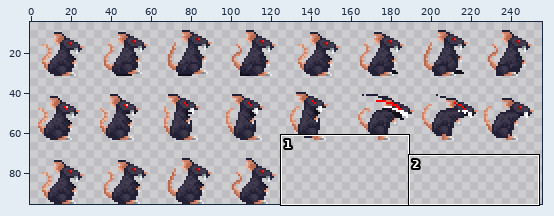
Edited in one commit: sprite sheet (assets/02_Actors/01_Enemies/00_GiantRat/giantrat-Sheet.png). Above: a wide view before the commit, with the close-up outlined.
Close-up. Before the commit:
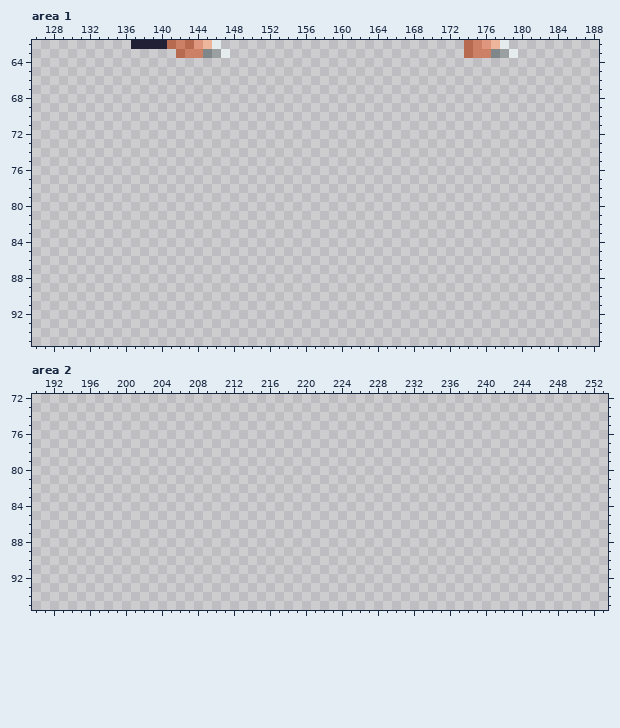
The file is 256x96 pixels. Colours within 5 levels of each other are drawn and written as one. Shown: area 1: x 126..188, y 62..95; area 2: x 190..253, y 72..95. The wide view leaves out empty margins.
And afterwards:
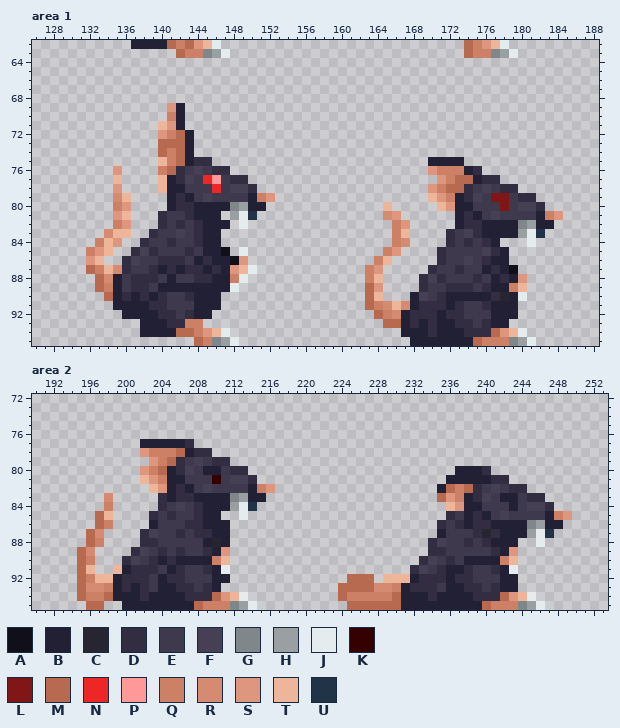
Palette (. is transparent): A #11101a  B #222034  C #282533  D #322d40  E #3f394d  F #454054  G #80878a  H #9a9fa1  J #e4eced  K #340000  L #801616  M #b86a51  N #ed2626  P #ff9999  Q #cc8066  R #d48b72  S #de967e  T #edb69a  U #213447
What changed:
Changed rows in their new state; - is an unchanged pixel.
Area 1:
first column x 132:
69 ---------SB------------------------------------------
70 ---------QB------------------------------------------
71 --------TSB------------------------------------------
72 --------SQMB-----------------------------------------
73 --------MMMB-----------------------------------------
74 --------MQMB-----------------------------------------
75 --------TQMBDD------------------------BBBB-----------
76 ---S----QMDEFEDD----------------------SQQQBD---------
77 ---T----TBDFENPEDD---------------------SQMMBDD-------
78 ---S----TBBEEENEFFD-------------------SQMMDEFEDD-----
79 ---RT----BDBEFEEEEBQS-----------------TSQBDFELLEDD---
80 ---QS----BDDBBBBGHBB-------------T-----TSBBEEELEFFD--
81 ---ST---DEEDBBB-HJU--------------RS------BDBEFEEEEBQS
82 ---QS---DEDEDBBB-J----------------QS-----BDDBBBBGHBB-
83 --RTT--DEEFEDBB-------------------QT----DEFDBBBBHJU--
84 -QTS--DEEDEEDBB-------------------QR----DEDEDB---J---
85 QST--DFDEEEDEBBA-J---------------QS----DEEEEFDB------
86 ST--DFEEDDDEBDBBAS--------------QT-----DEEFEDBB------
87 MQTRDEEDBDBDDBDBSTJ------------QS-----DEEDEEBDBA-----
88 -MRBEDDDEBEEDDBBQJ-------------QT----DFDEEEDEBDBS----
89 -MQBEDDEBBBBBBBBJ--------------MS----DEEDDDEDBBQT----
90 --MBDBDBDEEDBBB----------------MT---BFEDBBBBBDCBJ----
91 ---BBBBDDEEEBBB----------------MQRTRBDDDBDEEDBBB-----
92 ----BBBBDDEDBB------------------MQRBDDDBDDEEEBBB-----
93 ------BBBDDQQ--------------------MMBDBDBBDDEDBB------
94 ------BBBBMMQSTJ-------------------BBBDBBBDDDMSTJ----
95 ------------MQGHJ-------------------BBBBBBBMQQQGHJ---
Area 2:
first column x 195:
77 -------BBBBBD------------------------------------------
78 -------SQQQMBDD----------------------------------------
79 --------SQMDEFEDD--------------------------------------
80 -------SQMBDFEBBEDD-----------------------BBBD---------
81 -------TSQBBEEEKEFFD---------------------BBBBBDD-------
82 --------TSBDBEFEEEEBQS------------------BMQMDEFEDD-----
83 ---R-----DBDDBBBBGHBB-------------------MSQBDFEBBEDD---
84 ---Q-----DEFEDBBBHJU---------------------TSBBEEEBEFFD--
85 --MT----DEDEEDBB--J----------------------DEBDBEFEEEEBQS
86 --MQ----BEEEDDBBB-----------------------DEDBDDBBBBGHBB-
87 -MR----DFEEDEDDBB-----------------------BEEEDCDBBBHJU--
88 -MQ----DDEEEEEBCB----------------------DFEEDEDBBB--J---
89 MR----DFEDEDEEDBS----------------------DDEEEEEDBS------
90 MQ---DFEDBDBBBBQT---------------------DFEDEBBBBQT------
91 MT--TBDDDEBDEEDBJ--------------------DFEDBBDEEDBJ------
92 MQTTBDDDEBDDEEEBB-------------MMM-TTTBDDDBDDEEEBB------
93 MRRQBDBDEBBDDEDB-------------MMMMRRQBDDDEBBDDEDBB------
94 MQQMBBBDBBBBDDDMSTJ----------MQQQQQMBBBDBBBBDDDMSTJ----
95 -MM--BBBBBBBBMQQQGHJ----------MMMMMMBBBBBBBBBMQQQGHJ---
